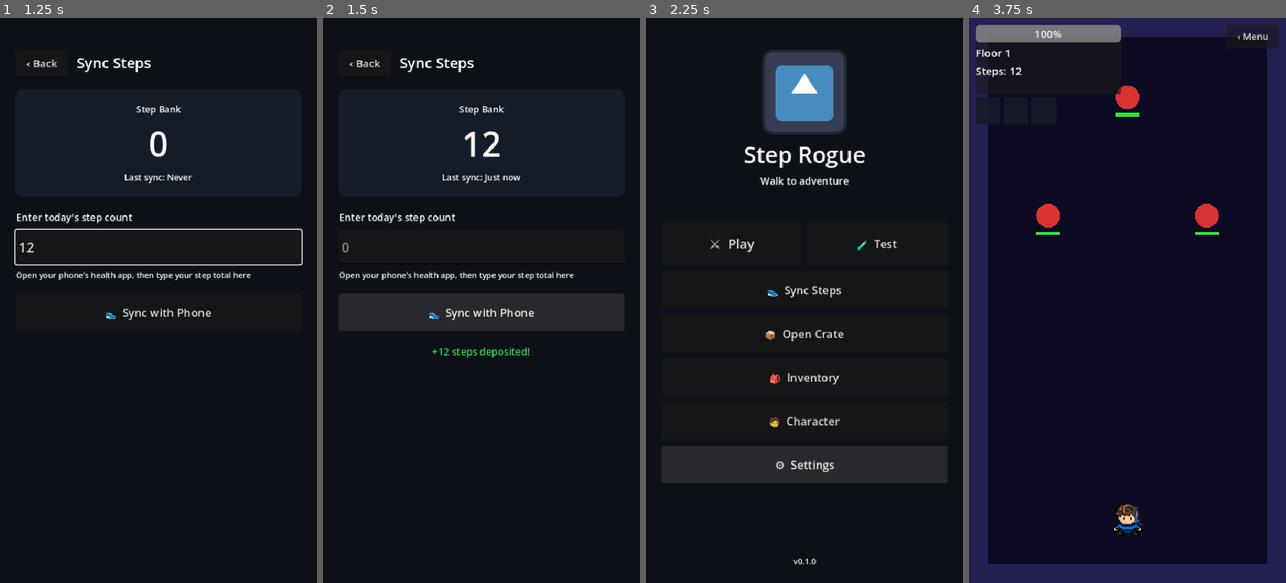
Above: before the commit, frames 1-4 (left to right).
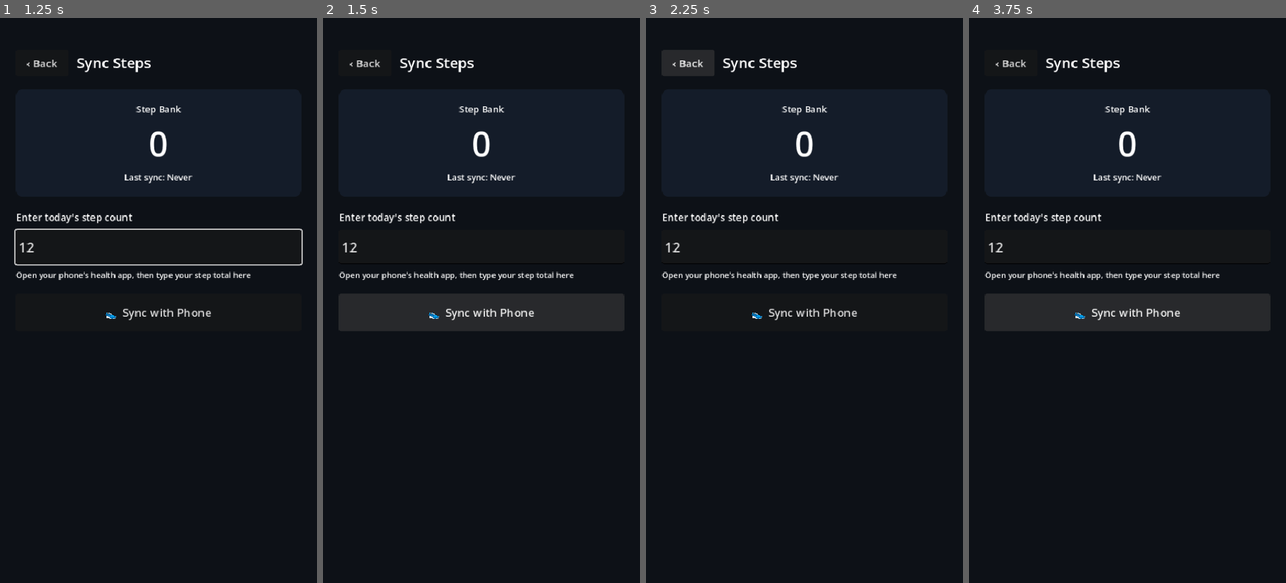
Above: after the commit, the same moments.

Repository: ryanvoget/step-rogue
Game: Godot game, scene res://scenes/sync_steps/sync_steps.tscn
The game is run twice, just before and just after one commit, with the same random seed, the same clock (stepped at 60 frames per second) and the same inputs. This scene is started directly instead of the project's main scene. The engine's default icon, where the game draws it, is replaced by a stand-in: a white triangle on a blue panel in a dark square.
Inputs (mouse positions are in pixels of both pictures, inside the frame that each line leads up to):
- Up to frame 1 (1.25 s): click (158, 249) at 0.52 s; type "12" at 0.6 s
- Up to frame 2 (1.5 s): click "👟 Sync with Phone" at 1.25 s
- Up to frame 3 (2.25 s): click "‹ Back" at 2 s
- Up to frame 4 (3.75 s): click (1054, 244) at 2.75 s, where only the run before the commit has a clickable "⚔️ Play"; click (1127, 300) at 3.5 s, where only the run before the commit has a clickable "Start"

Frame 1 is identical in both runs. In frame 2, 0.8% of the frame differs, in the area x 6-66%, y 20-61%; in frame 3, 13%; in frame 4, 27%, in the area x 0-100%, y 0-100%.
Error after the commit: Parse Error: Expected parameter name. (res://scenes/sync_steps/sync_steps.gd:28)

Commit message:
Add HealthKit GDExtension (Phase 3)
Swift package (SwiftGodot) that reads today's step count from Apple
HealthKit on iOS. GDScript calls request_and_fetch() and receives
steps_ready(count) or health_unavailable signals. Silent no-op on
desktop and Android (ClassDB.class_exists guard). sync_steps.gd
updated to auto-fill the step input on device.

Build binary on Mac: cd addons/healthkit_bridge && bash build_ios.sh
Then commit bin/HealthKitBridge.xcframework back to git.

Co-Authored-By: Claude Sonnet 4.6 <noreply@anthropic.com>

Diff:
--- a/scenes/sync_steps/sync_steps.gd
+++ b/scenes/sync_steps/sync_steps.gd
@@ -5,16 +5,39 @@
 @onready var _input:      LineEdit = $VBox/SyncForm/StepsInput
 @onready var _feedback:   Label    = $VBox/Feedback
 
+var _hk_bridge = null
+
 func _ready() -> void:
 	$VBox/Header/BtnBack.pressed.connect(SceneManager.go_to_menu)
 	$VBox/BtnSync.pressed.connect(_on_sync)
 	_input.text_submitted.connect(func(_t): _on_sync())
 	_refresh_bank()
+	_try_health_bridge()
 
 func _refresh_bank() -> void:
 	_bank_total.text = "%d" % SaveManager.step_bank
 	var last := SaveManager.last_sync_date
 	_bank_meta.text = "Last sync: " + ("Never" if last.is_empty() else last)
+
+func _try_health_bridge() -> void:
+	if ClassDB.class_exists("HealthKitBridge"):
+		_init_bridge("HealthKitBridge")
+	elif ClassDB.class_exists("HealthConnectBridge"):
+		_init_bridge("HealthConnectBridge")
+
+func _init_bridge(class_name: String) -> void:
+	_hk_bridge = ClassDB.instantiate(class_name)
+	_hk_bridge.connect("steps_ready", _on_steps_ready)
+	_hk_bridge.connect("health_unavailable", _on_health_unavailable)
+	_show_feedback("info", "Reading health data...")
+	_hk_bridge.request_and_fetch()
+
+func _on_steps_ready(count: int) -> void:
+	_input.text = str(count)
+	_show_feedback("info", "Auto-filled %d steps. Tap Sync to deposit." % count)
+
+func _on_health_unavailable() -> void:
+	_feedback.visible = false
 
 func _on_sync() -> void:
 	var steps := _input.text.strip_edges().to_int()
@@ -30,5 +53,9 @@
 func _show_feedback(type: String, msg: String) -> void:
 	_feedback.text = msg
 	_feedback.visible = true
-	var col := Color(0.2, 0.85, 0.35) if type == "success" else Color(0.9, 0.3, 0.25)
+	var col: Color
+	match type:
+		"success": col = Color(0.2, 0.85, 0.35)
+		"error":   col = Color(0.9, 0.3, 0.25)
+		_:         col = Color(0.6, 0.8, 1.0)
 	_feedback.add_theme_color_override("font_color", col)
Not shown, added: addons/healthkit_bridge/.gitignore
Not shown, added: addons/healthkit_bridge/Package.swift
Not shown, added: addons/healthkit_bridge/Sources/HealthKitBridge/HealthKitBridge.swift
Not shown, added: addons/healthkit_bridge/build_ios.sh
Not shown, added: addons/healthkit_bridge/healthkit_bridge.gdextension
